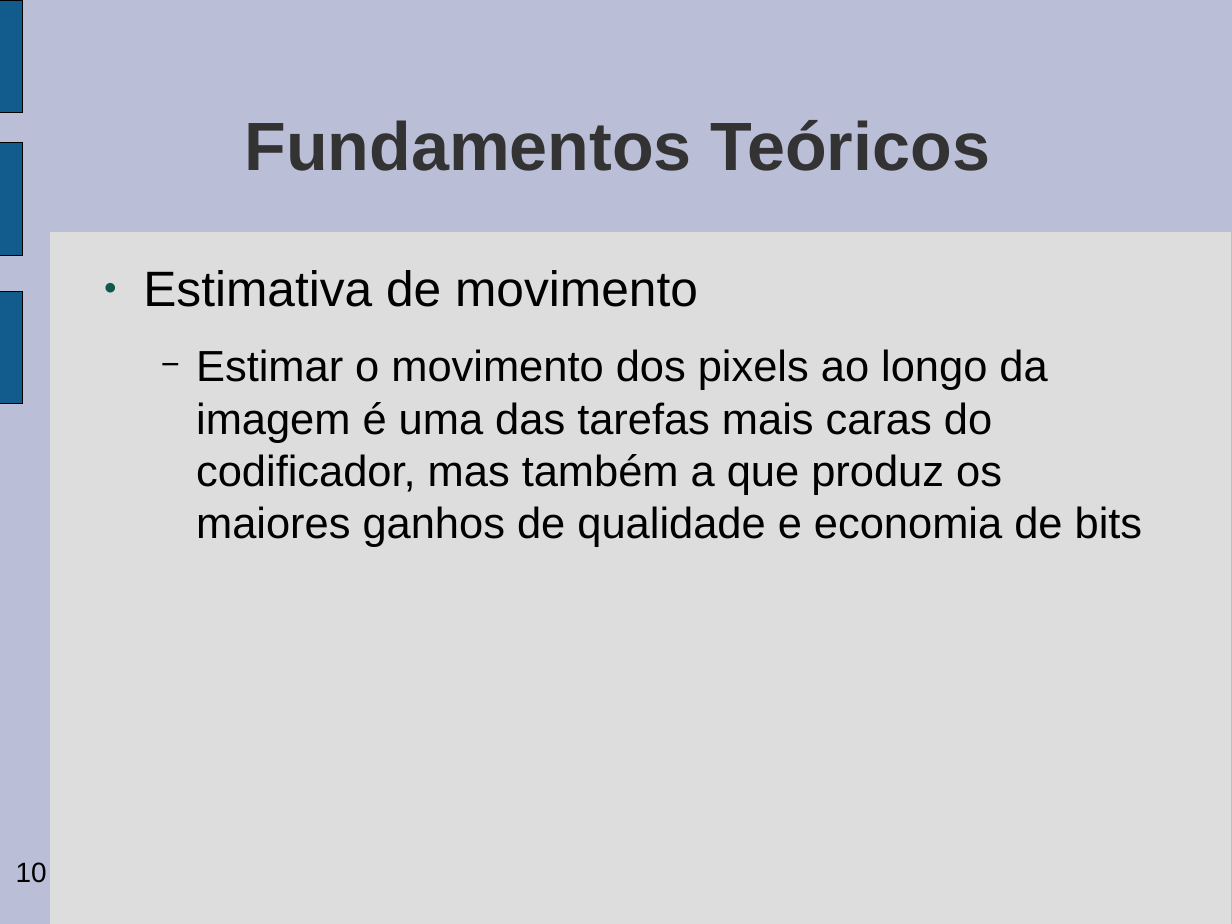
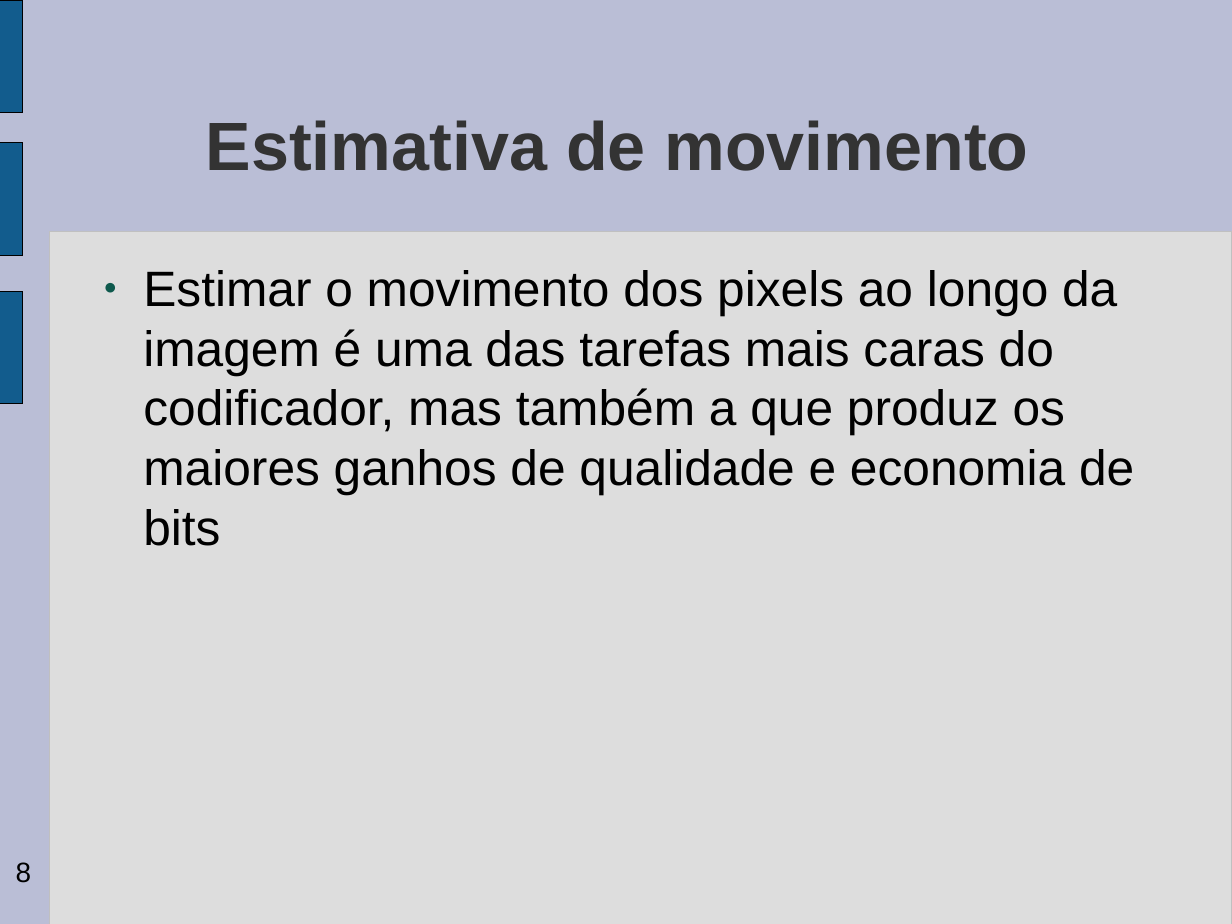
Before and after one commit to gabrieldiego/tg, a slide deck: slide 8 of artigo/apresentacao-tg2.odp (slide 10 before the commit). Drawn at 1232x924 pixels with LibreOffice and Linux fonts; fonts in the diff are those of the drawing; background and template pictures are left out. Boxes give left, top, right and bottom in pixels: in the first picture for what was removed or moved away, otherwise in the second. Text is boxed around its words. In the diff, an @@ line names an element or a change of style, - is before the commit and + after.

```diff
--- a/artigo/apresentacao-tg2.odp
+++ b/artigo/apresentacao-tg2.odp
@@ title at <box>206,120,1029,171</box>: text changed @@
-Fundamentos Teóricos
+Estimativa de movimento
@@ text "Estimar o movimento dos pixels ..." at <box>143,270,1134,546</box>: size 28 to 32 pt; bullet − to ●; list level 2 to 1 in "Estimar o movimento dos pixels ..."; bullet colour #000000 to #0E594D @@
@@ text at <box>143,270,698,307</box>: paragraph removed @@
-● Estimativa de movimento
@@ page number at <box>16,862,32,883</box>: text changed @@
-10
+8
```
Also in this commit, not shown: 10 other slides changed, 4 slides added, 8 slides removed.
